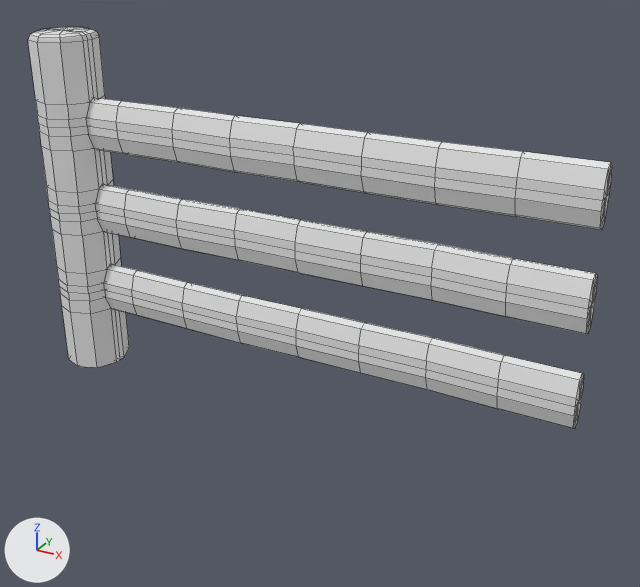
The FBX model Assets/Art Team Folder/3D Models/Village/Fences/Village_Modular_Fence_Part.fbx: old version first, new version second.
The view is the same before and after, from a 50 mm lens placed at (0.0436, -0.0751, 0.0528), pointed at (-0.0003, 0.0047, 0.0128). Every picture has the same lights, and +X, +Y and +Z are marked at lower left. Mesh edges are drawn as thin lines. Materials are left out; every surface is plain grey. Where no turn or scale is listed for an object, it has been applied to the vertices.

Objects in the first picture: 'Village_Modular_Fence_Part'.
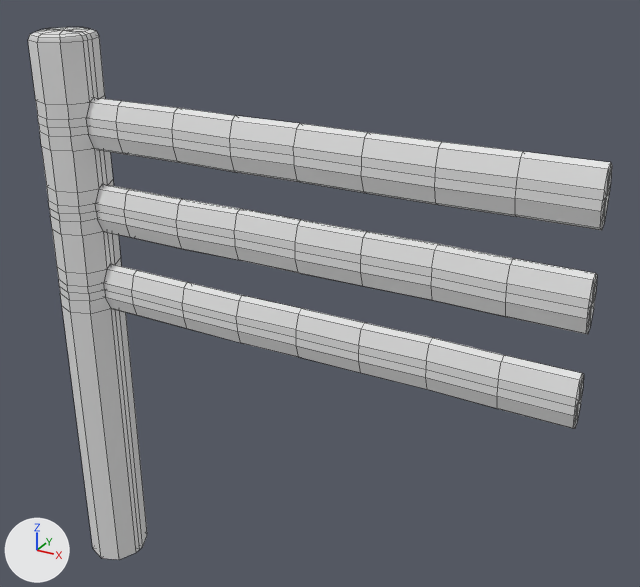
What the commit changed:
me_mesh has 560 vertices, 600 faces and spans x -0.0335..0.03, y -0.004..0.004, z 0.0..0.04.
me_mesh is used by ob_village_modular_fence_part; location (0.0, 0.0, 0.0).
me_mesh part 1: all 13 vertices in x -0.0335..-0.0265, y -0.004..0.004, z 0.0 are moved by (0.0, 0.0, -0.03).

Pixel boxes (x1, y1, x2, y2) of what changed, in the pictures (640 x 587 px; the box of a moved part takes in the faces that stretch with it):
'Village_Modular_Fence_Part', reshaped (33% taller)
    before: (28, 27, 612, 429)
    after: (28, 27, 612, 560)
part 1 of me_mesh, moved or reshaped
    before: (62, 306, 129, 368)
    after: (62, 306, 147, 560)
